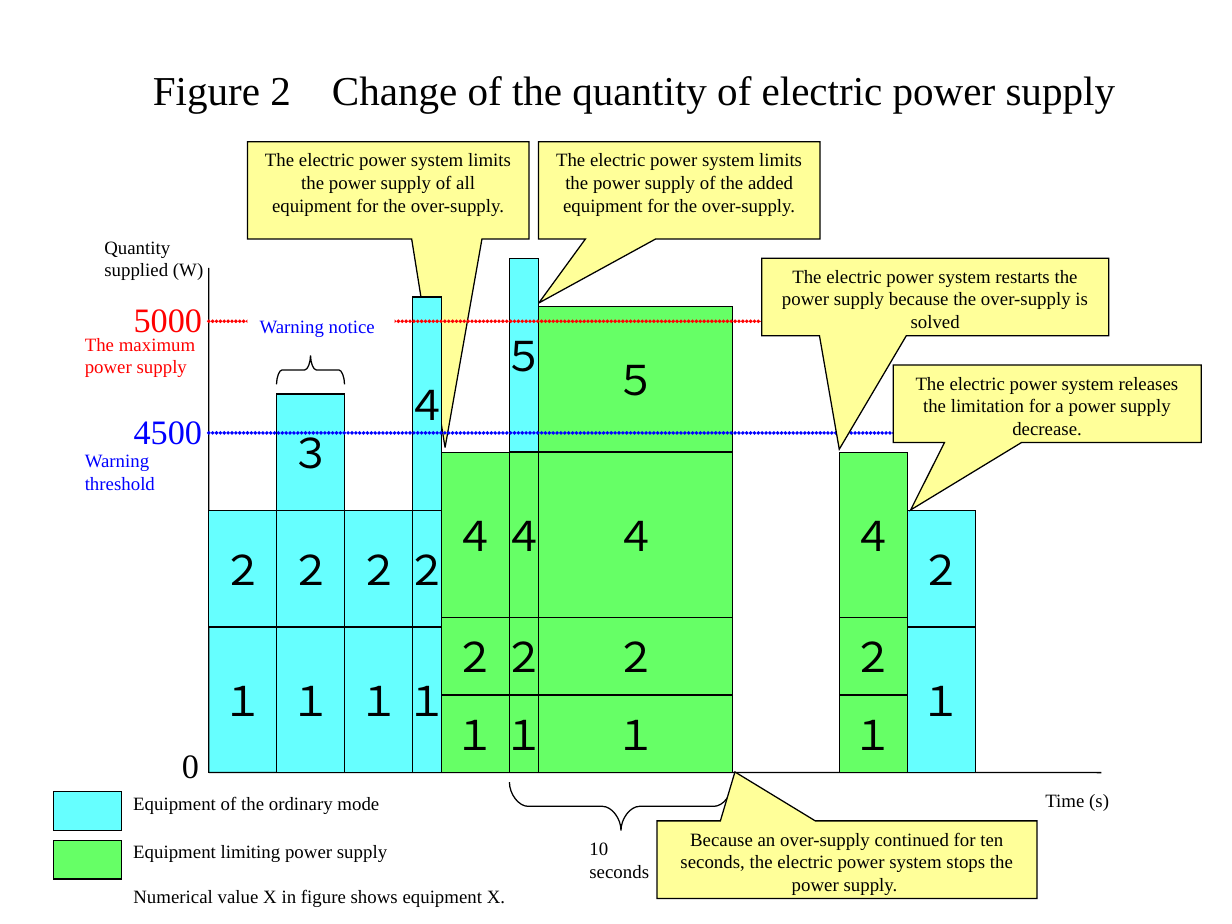
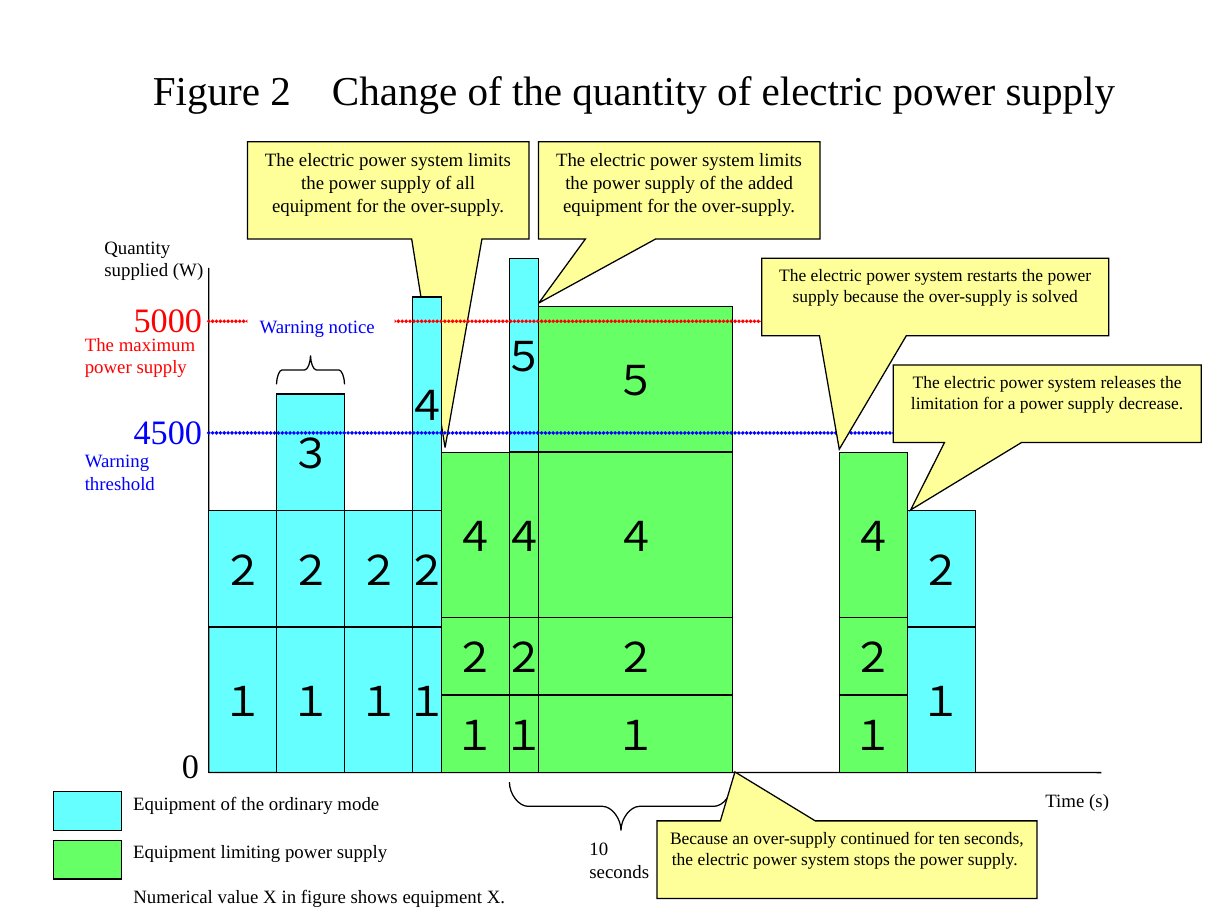
Before and after one commit to Fizz-b/Powersupply, a slide deck: slide 9 of Integrated_Practice3(ElectricPowerSupply)/Integrated_Practice3_01_Requirement.ppt. Drawn at 1232x924 pixels with LibreOffice and Linux fonts; fonts in the diff are those of the drawing. Boxes give left, top, right and bottom in pixels: in the first picture for what was removed or moved away, otherwise in the second. Text is boxed around its words. In the diff, an @@ line names an element or a change of style, - is before the commit and + after.

```diff
--- a/Integrated_Practice3(ElectricPowerSupply)/Integrated_Practice3_01_Requirement.ppt
+++ b/Integrated_Practice3(ElectricPowerSupply)/Integrated_Practice3_01_Requirement.ppt
@@ size 11 to 10.2 pt in 3 elements at box(657, 821, 1036, 898), box(761, 259, 1109, 336), box(893, 365, 1201, 442) @@
```
Also in this commit, not shown: 1 other slide changed, 4 other files.
